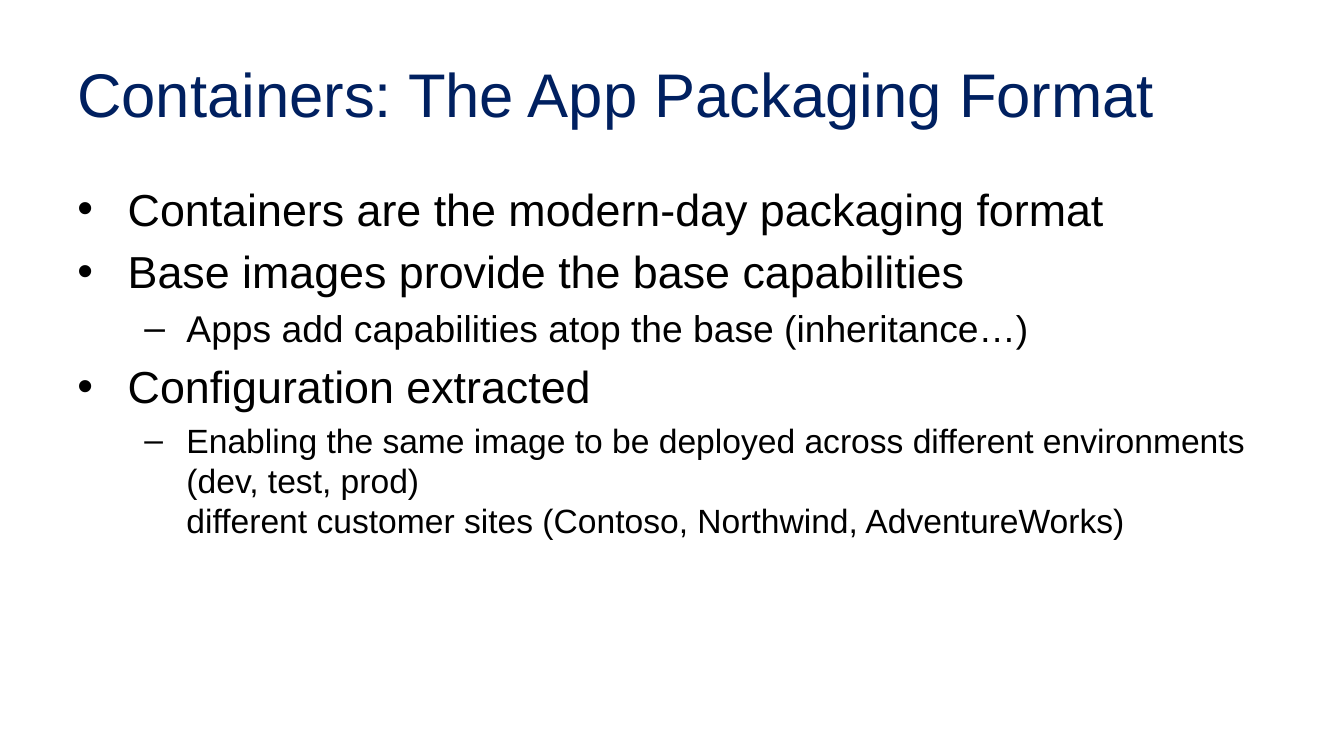
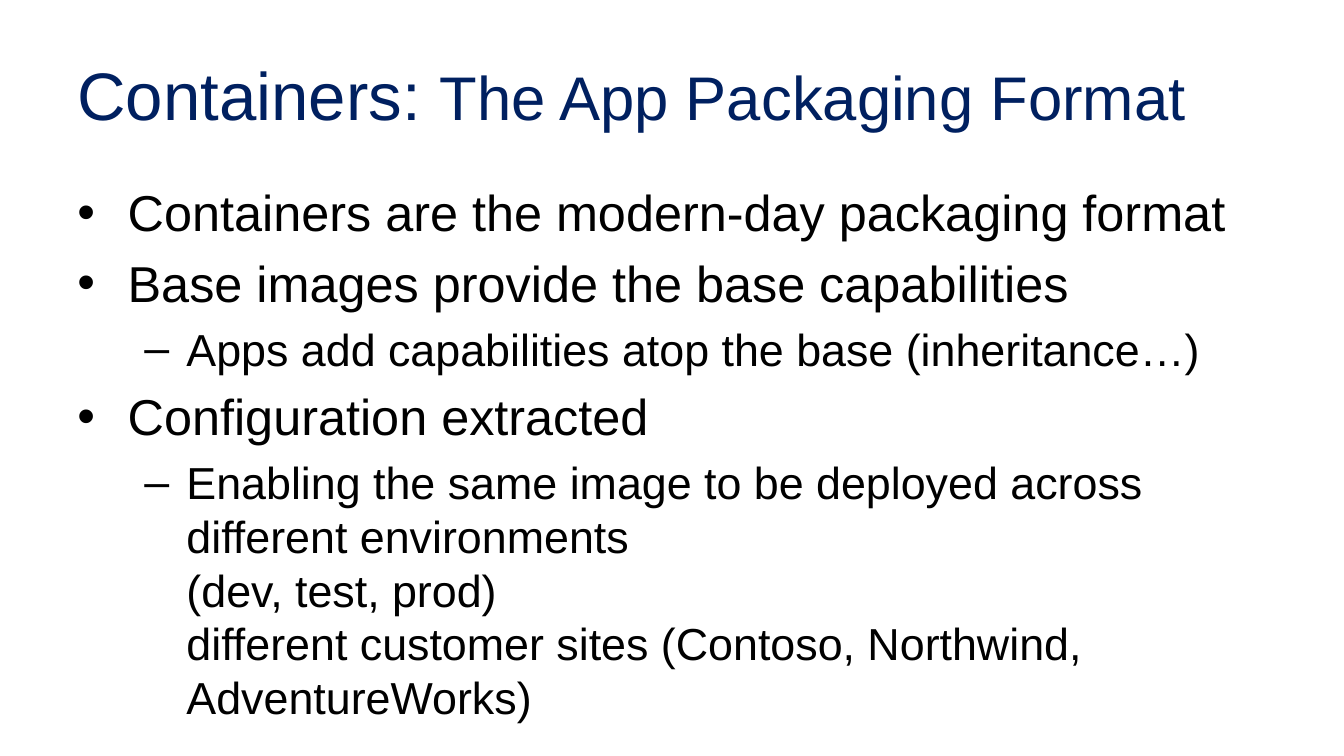
Before and after one commit to SteveLasker/Presentations, a slide deck: slide 2 of CloudContainersLive19-OSandFxPatching.pptx. Drawn at 1344x756 pixels with LibreOffice and Linux fonts; fonts in the diff are those of the drawing; background and template pictures are left out. Boxes give left, top, right and bottom in pixels: in the first picture for what was removed or moved away, otherwise in the second. Text is boxed around its words. In the diff, an @@ line names an element or a change of style, - is before the commit and + after.

```diff
--- a/CloudContainersLive19-OSandFxPatching.pptx
+++ b/CloudContainersLive19-OSandFxPatching.pptx
@@ title "Containers: The App Packaging Format" at <box>77,71,1186,131</box>: size 44 to 48 pt in "Containers:" @@
@@ text "Containers are the modern-day packaging ..." at <box>128,194,1225,669</box>: size 32 to 36 pt in "Containers are the modern-day packaging format", "Base images provide the base capabilities", "Configuration extracted"; size 26.7 to 32 pt in "Apps add capabilities atop the base (inheritance…)"; size 24 to 32 pt in "Enabling the same image to be deployed ..."; more space between paragraphs @@
```
Also in this commit, not shown: 1 other slide changed, 7 slides added, 1 slide removed, 6 other files.
